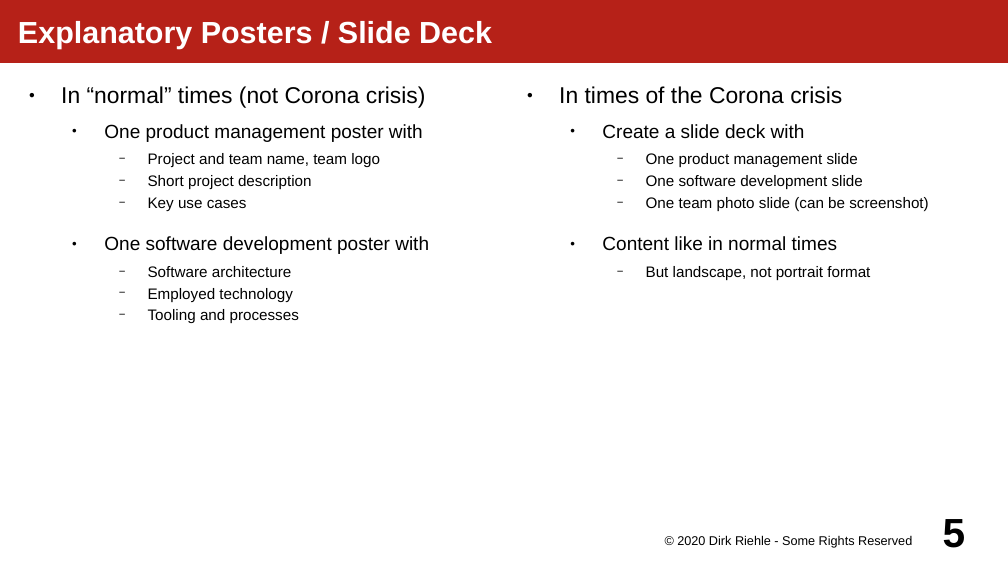
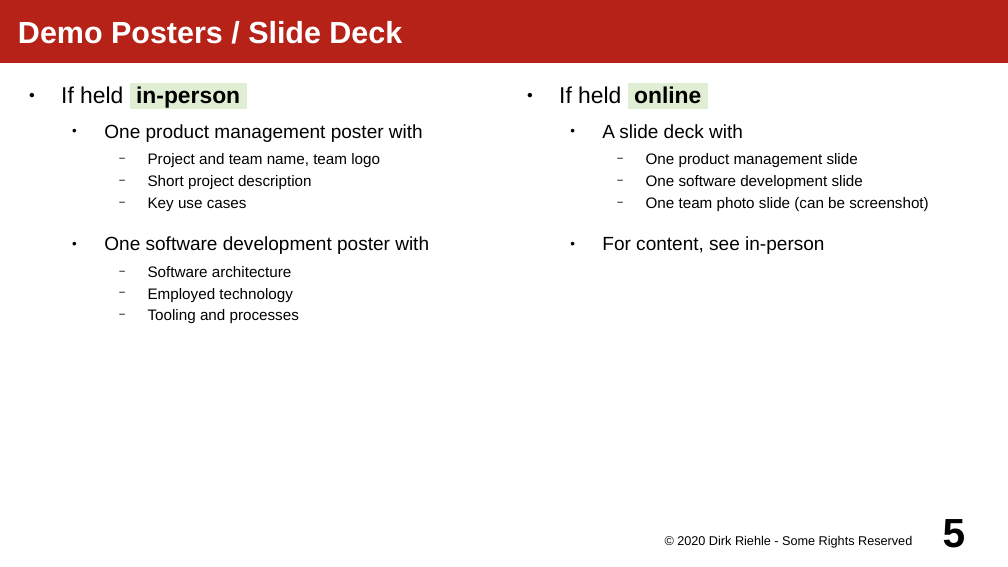
Before and after one commit to dirkriehle/amos-course, a slide deck: slide 5 of Lecture slides/AMOS H01 - Demo Day Preparation.odp. Drawn at 1008x567 pixels with LibreOffice and Linux fonts; fonts in the diff are those of the drawing. Boxes give left, top, right and bottom in pixels: in the first picture for what was removed or moved away, otherwise in the second. Text is boxed around its words. In the diff, an @@ line names an element or a change of style, - is before the commit and + after.

Commit message:
Demo day!

```diff
--- a/Lecture slides/AMOS H01 - Demo Day Preparation.odp
+++ b/Lecture slides/AMOS H01 - Demo Day Preparation.odp
@@ title at (18,21,402,44): text changed @@
-Explanatory Posters / Slide Deck
+Demo Posters / Slide Deck
@@ text at (61,86,240,108): text changed; bold on @@
-● In “normal” times (not Corona crisis)
+● If held in-person
@@ text at (559,86,743,139): text changed; size 18 to 15 pt @@
-● In times of the Corona crisis
-  ● Create a slide deck with
+● If held online
+  ● A slide deck with
@@ text at (602,236,824,254): text changed; size 12 to 15 pt @@
-  ● Content like in normal times
-    − But landscape, not portrait format
+  ● For content, see in-person
```
Also in this commit, not shown: 3 other slides changed, 4 other files.
